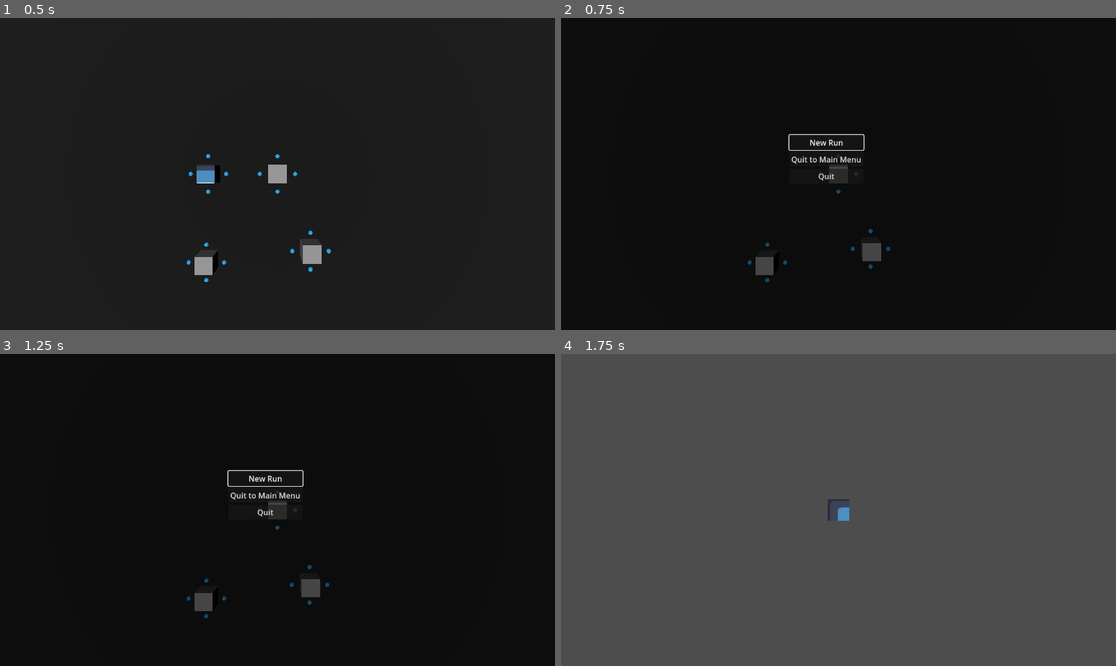
Above: before the commit, frames 1-4 (two rows, left to right).
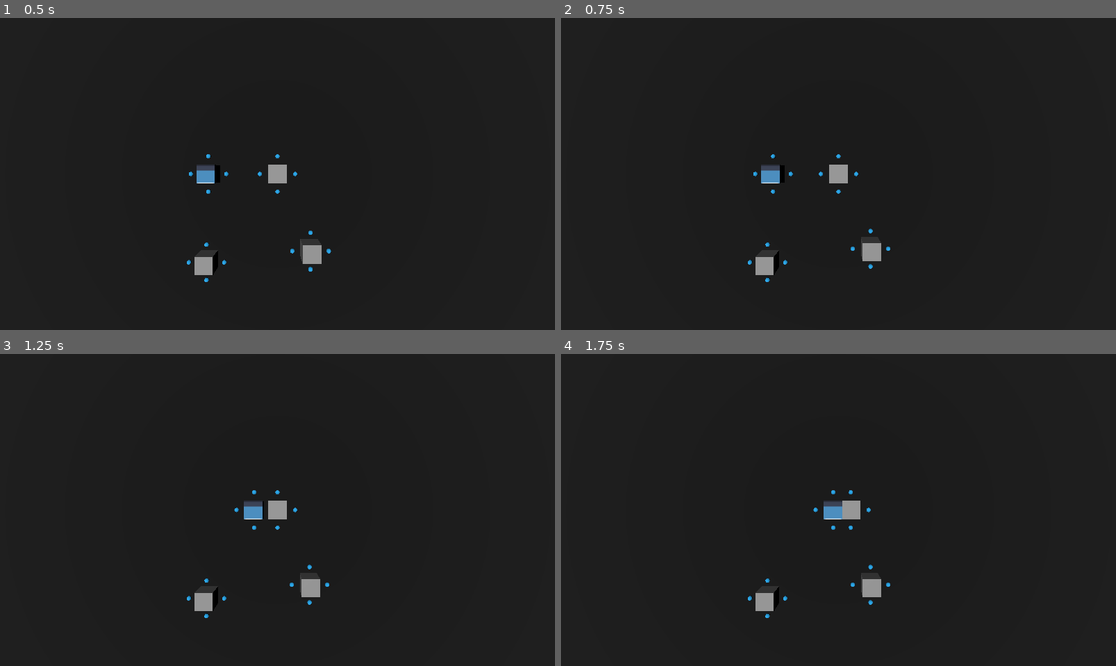
Above: after the commit, the same moments.

Repository: karstenpedersen/robo-blocks
Game: Godot game, scene res://src/scenes/game-scenes/karsten_test_scene.tscn
The game is run twice, just before and just after one commit, with the same random seed, the same clock (stepped at 60 frames per second) and the same inputs. The project has no main scene, so this scene is started directly. The engine's default icon, where the game draws it, is replaced by a stand-in: a white triangle on a blue panel in a dark square.
Inputs (mouse positions are in pixels of both pictures, inside the frame that each line leads up to):
- Up to frame 1 (0.5 s): no input
- Up to frame 2 (0.75 s): move the mouse to (960, 158) at 0.52 s; hold D (move_right) from 0.53 s (still down); hold V (death) from 0.53 s (still down)
- Up to frame 3 (1.25 s): keep holding D (move_right); keep holding V (death); click (399, 494) at 0.8 s
- Up to frame 4 (1.75 s): release D (move_right) at 1.25 s; release V (death) at 1.25 s; click (827, 478) at 1.25 s, where only the run before the commit has a clickable "New Run"

Frame 1 is identical in both runs. In frame 2, 1.4% of the frame differs, in the area x 33-60%, y 37-85%; in frame 3, 1.4%; in frame 4, 100%, in the area x 0-100%, y 0-100%.

Commit message:
Add components

Diff:
--- a/project.godot
+++ b/project.godot
@@ -88,6 +88,7 @@
 
 3d_physics/layer_1="Collision"
 3d_physics/layer_2="Dragging"
+3d_physics/layer_3="HitboxAndHurtbox"
 
 [rendering]
 
--- a/src/components/action_component/action_component.gd
+++ /dev/null
@@ -1,4 +0,0 @@
-extends Node
-class_name ActionComponent
-
-@onready var timer = $Timer as Timer
--- a/src/components/action_component/action_component.tscn
+++ /dev/null
@@ -1,8 +0,0 @@
-[gd_scene load_steps=2 format=3 uid="uid://ccbicerjwfv22"]
-
-[ext_resource type="Script" path="res://src/components/action_component/action_component.gd" id="1_256du"]
-
-[node name="ActionComponent" type="Node"]
-script = ExtResource("1_256du")
-
-[node name="Timer" type="Timer" parent="."]
--- /dev/null
+++ b/src/components/hitbox_component.gd
@@ -0,0 +1,23 @@
+extends Area3D
+class_name HitboxComponent
+
+signal hit_hurtbox(hurtbox: HurtboxComponent)
+
+@export var damage: int = 1
+
+var start_position: Vector3
+
+
+func _ready() -> void:
+	start_position = global_position
+	area_entered.connect(_on_hurtbox_entered)
+
+
+func _on_hurtbox_entered(hurtbox):
+	if not hurtbox is HurtboxComponent:
+		return
+	if hurtbox.is_invincible:
+		return
+
+	hit_hurtbox.emit(hurtbox)
+	hurtbox.hurtbox_entered.emit(self)
--- /dev/null
+++ b/src/components/hurtbox_component.gd
@@ -0,0 +1,15 @@
+extends Area3D
+class_name HurtboxComponent
+
+signal hurtbox_entered(hitbox: HitboxComponent)
+
+@export var disable_invincible_collisions = true
+
+var is_invincible = false :
+	set(value):
+		is_invincible = value
+		if not disable_invincible_collisions:
+			return
+		for child in get_children():
+			if child is CollisionShape3D or child is CollisionPolygon3D:
+				child.set_deferred("disabled", is_invincible)
--- /dev/null
+++ b/src/components/knockback_component.gd
@@ -0,0 +1,9 @@
+extends Node
+class_name KnockbackComponent
+
+@export var actor: RigidBody3D
+@export var knockback_force: float = 100
+
+
+func apply_knockback(knockback: Vector3):
+	actor.apply_impulse(knockback * knockback_force)
--- /dev/null
+++ b/src/components/life_time_component.gd
@@ -0,0 +1,6 @@
+extends Timer
+class_name LifeTimeComponent
+
+
+func _ready() -> void:
+	start()
--- /dev/null
+++ b/src/components/move_straight_component.gd
@@ -0,0 +1,14 @@
+extends Node
+class_name MoveStraightComponent
+
+@export var actor: Node3D
+@export var speed: float = 200
+@export var gravity: Vector3 = Vector3.FORWARD
+
+var velocity = Vector3.ZERO
+
+
+func _physics_process(delta):
+	velocity += gravity.normalized() * delta * speed
+	actor.look_at(actor.transform.origin + velocity.normalized(), Vector3.UP)
+	actor.transform.origin += velocity * delta
--- /dev/null
+++ b/src/components/spawner_component.gd
@@ -0,0 +1,10 @@
+extends Node3D
+class_name SpawnerComponent
+
+signal spawned(node: Node3D)
+
+@export var object: PackedScene
+
+
+func spawn():
+	spawned.emit()
--- /dev/null
+++ b/src/components/timer_component.gd
@@ -0,0 +1,23 @@
+extends Timer
+class_name TimerComponent
+
+signal looped_around
+
+@export var cooldowns: Array[float] = [1]
+
+var cooldown_index = 0
+
+
+func _ready() -> void:
+	one_shot = true
+	timeout.connect(_on_timeout)
+	start()
+
+
+func _on_timeout():
+	cooldown_index += 1
+	if cooldown_index == len(cooldowns):
+		cooldown_index = 0
+		looped_around.emit()
+	wait_time = cooldowns[cooldown_index]
+	start()
--- a/src/entities/modules/base_module/base_module.gd
+++ b/src/entities/modules/base_module/base_module.gd
@@ -9,6 +9,8 @@
 
 # Components
 @onready var health_component: HealthComponent = $Components/HealthComponent
+@onready var hurtbox_component: HurtboxComponent = $Components/HurtboxComponent
+@onready var knockback_component: KnockbackComponent = $Components/KnockbackComponent
 
 @onready var snap_points: Node3D = $SnapPoints
 
@@ -21,6 +23,12 @@
 			return null
 		return neighbours[0]["point"]
 
+
+func _ready() -> void:
+	hurtbox_component.hurtbox_entered.connect(func(hitbox: HitboxComponent):
+		health_component.hurt(hitbox.damage)
+		knockback_component.apply_knockback((global_position - hitbox.start_position).normalized() * 5)
+	)
 
 func _physics_process(delta: float) -> void:
 	if connection_point and index != 0:
--- a/src/entities/modules/base_module/base_module.tscn
+++ b/src/entities/modules/base_module/base_module.tscn
@@ -1,8 +1,12 @@
-[gd_scene load_steps=6 format=3 uid="uid://rbuqgpudjokf"]
+[gd_scene load_steps=9 format=3 uid="uid://rbuqgpudjokf"]
 
 [ext_resource type="Script" path="res://src/entities/modules/base_module/base_module.gd" id="1_iavab"]
 [ext_resource type="PackedScene" uid="uid://diifca8xuek5r" path="res://src/systems/drag-and-drop/snap_point.tscn" id="2_dgh0n"]
 [ext_resource type="Script" path="res://src/components/health_component.gd" id="2_yfns1"]
+[ext_resource type="Script" path="res://src/components/hurtbox_component.gd" id="3_5krxg"]
+[ext_resource type="Script" path="res://src/components/knockback_component.gd" id="4_sexcm"]
+
+[sub_resource type="BoxShape3D" id="BoxShape3D_xkpqt"]
 
 [sub_resource type="BoxShape3D" id="BoxShape3D_p48wg"]
 
@@ -15,6 +19,18 @@
 
 [node name="HealthComponent" type="Node" parent="Components"]
 script = ExtResource("2_yfns1")
+
+[node name="HurtboxComponent" type="Area3D" parent="Components"]
+collision_layer = 4
+collision_mask = 4
+script = ExtResource("3_5krxg")
+
+[node name="CollisionShape3D" type="CollisionShape3D" parent="Components/HurtboxComponent"]
+shape = SubResource("BoxShape3D_xkpqt")
+
+[node name="KnockbackComponent" type="Node" parent="Components" node_paths=PackedStringArray("actor")]
+script = ExtResource("4_sexcm")
+actor = NodePath("../..")
 
 [node name="Collision" type="CollisionShape3D" parent="."]
 shape = SubResource("BoxShape3D_p48wg")
--- /dev/null
+++ b/src/entities/modules/missile_module/gun_module.tscn
@@ -0,0 +1,9 @@
+[gd_scene load_steps=3 format=3 uid="uid://11bxq6vansxh"]
+
+[ext_resource type="PackedScene" uid="uid://brae6ovj5r6in" path="res://src/entities/modules/draggable_module/draggable_module.tscn" id="1_838dj"]
+[ext_resource type="Script" path="res://src/components/timer_component.gd" id="2_sc3w7"]
+
+[node name="DraggableModule" instance=ExtResource("1_838dj")]
+
+[node name="ProjectileSpawnerComponent" type="Timer" parent="Components" index="4"]
+script = ExtResource("2_sc3w7")
--- a/src/entities/modules/missile_module/missile_module.gd
+++ /dev/null
@@ -1,2 +0,0 @@
-extends BaseModule
-class_name MissileModule
--- a/src/entities/modules/player_module/player_module.gd
+++ b/src/entities/modules/player_module/player_module.gd
@@ -17,8 +17,3 @@
 
 func _on_destroyed() -> void:
 	Globals.player_died.emit()
-
-
-func _input(event: InputEvent) -> void:
-	if event.is_action_pressed("death"):
-		health_component.hurt(4)
--- a/src/entities/projectiles/projectile.gd
+++ b/src/entities/projectiles/projectile.gd
@@ -1,33 +1,18 @@
 extends Area3D
 
-signal collided
-signal destroyed
+signal collided(node: Node3D)
+signal destroyed(pos: Vector3)
 
 
-@export var speed = 15
-
-@onready var life_timer = $LifeTimer as Timer
-
-var velocity = Vector3.ZERO
-var g = Vector3.FORWARD
-
-func _ready() -> void:
-	life_timer.start()
-
-
-func _physics_process(delta):
-	velocity += g * delta * speed
-	look_at(transform.origin + velocity.normalized(), Vector3.UP)
-	transform.origin += velocity * delta
-
-
-func _on_area_entered(area: Area3D) -> void:
-	collided.emit(transform.origin, area)
-	destroyed.emit(transform.origin)
-	print("Collided")
+func destroy():
+	destroyed.emit(global_position)
 	queue_free()
 
 
-func _on_life_timer_timeout() -> void:
-	destroyed.emit(transform.origin)
-	queue_free()
+func _on_life_time_component_timeout() -> void:
+	destroy()
+
+
+func _on_hitbox_component_hit_hurtbox(hurtbox: HurtboxComponent) -> void:
+	collided.emit(hurtbox)
+	destroy()
--- a/src/entities/projectiles/projectile.tscn
+++ b/src/entities/projectiles/projectile.tscn
@@ -1,6 +1,9 @@
-[gd_scene load_steps=5 format=3 uid="uid://0qe7jtkjvfu1"]
+[gd_scene load_steps=8 format=3 uid="uid://0qe7jtkjvfu1"]
 
 [ext_resource type="Script" path="res://src/entities/projectiles/projectile.gd" id="1_6twje"]
+[ext_resource type="Script" path="res://src/components/move_straight_component.gd" id="2_5dagq"]
+[ext_resource type="Script" path="res://src/components/hitbox_component.gd" id="3_uf2n1"]
+[ext_resource type="Script" path="res://src/components/life_time_component.gd" id="4_nsp37"]
 
 [sub_resource type="SphereShape3D" id="SphereShape3D_0i3rh"]
 radius = 0.25
@@ -13,17 +16,28 @@
 radius = 0.25
 height = 0.5
 
-[node name="Projectile" type="Area3D"]
+[node name="Projectile" type="Node3D"]
 script = ExtResource("1_6twje")
 
-[node name="CollisionShape3D" type="CollisionShape3D" parent="."]
+[node name="Components" type="Node3D" parent="."]
+
+[node name="MoveStraightComponent" type="Node" parent="Components" node_paths=PackedStringArray("actor")]
+script = ExtResource("2_5dagq")
+actor = NodePath("../..")
+
+[node name="HitboxComponent" type="Area3D" parent="Components"]
+script = ExtResource("3_uf2n1")
+
+[node name="CollisionShape3D" type="CollisionShape3D" parent="Components/HitboxComponent"]
 shape = SubResource("SphereShape3D_0i3rh")
+
+[node name="LifeTimeComponent" type="Timer" parent="Components"]
+wait_time = 3.0
+one_shot = true
+script = ExtResource("4_nsp37")
 
 [node name="MeshInstance3D" type="MeshInstance3D" parent="."]
 mesh = SubResource("SphereMesh_m6uqu")
 
-[node name="LifeTimer" type="Timer" parent="."]
-one_shot = true
-
-[connection signal="area_entered" from="." to="." method="_on_area_entered"]
-[connection signal="timeout" from="LifeTimer" to="." method="_on_life_timer_timeout"]
+[connection signal="hit_hurtbox" from="Components/HitboxComponent" to="." method="_on_hitbox_component_hit_hurtbox"]
+[connection signal="timeout" from="Components/LifeTimeComponent" to="." method="_on_life_time_component_timeout"]
